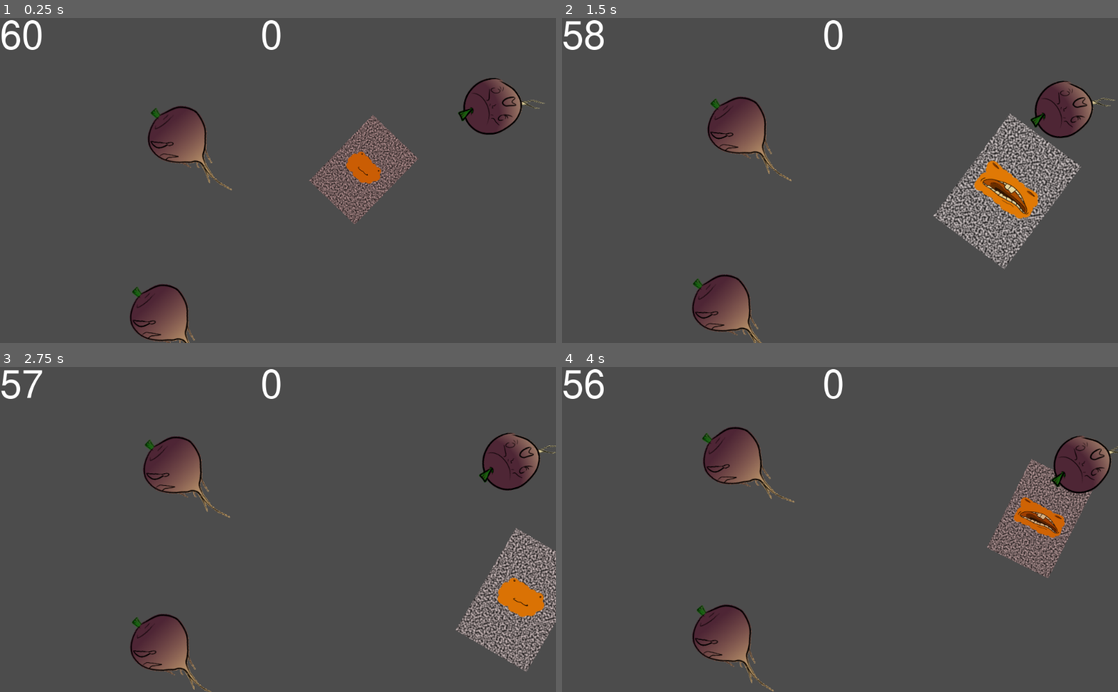
Above: before the commit, frames 1-4 (two rows, left to right).
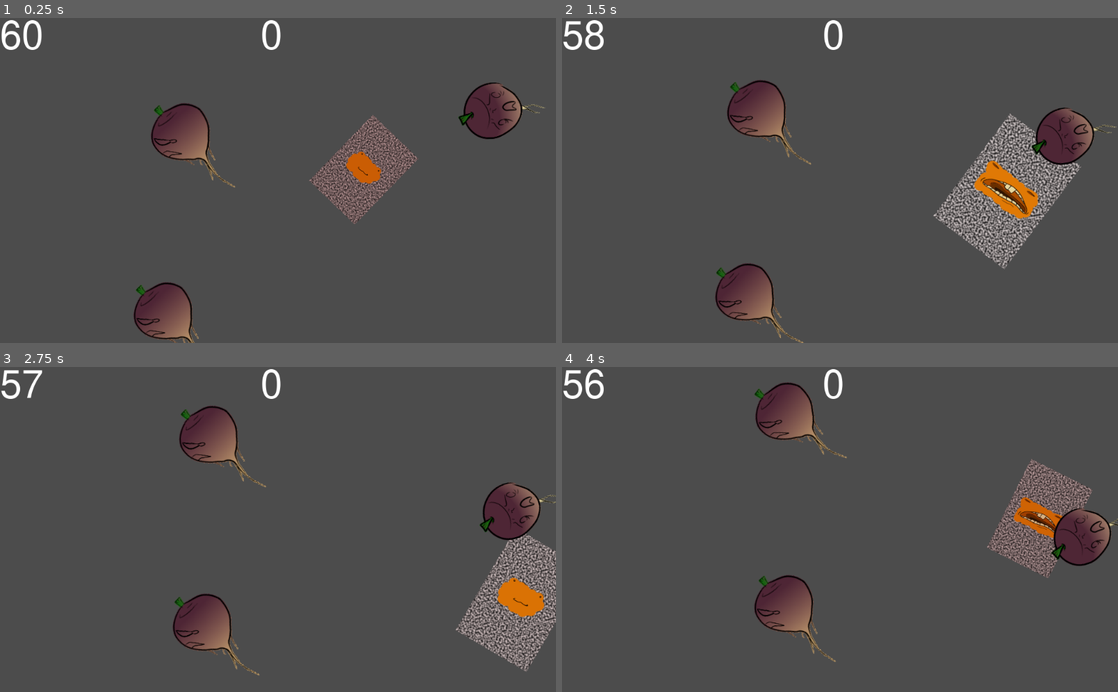
Above: after the commit, the same moments.

Repository: Nopey/carnival
Game: Godot game, scene res://Claw/Game.tscn
Two runs of this game, one before a commit and one after it. Both use one fixed random seed, a clock stepped at 60 frames per second and the inputs below.
Inputs:
- Up to frame 1 (0.25 s): no input
- Up to frame 2 (1.5 s): tap Enter (ui_accept) at 0.5, 0.77 s; hold Right (ui_right) 0.53-1.28 s; hold Down (ui_down) from 1.28 s (still down)
- Up to frame 3 (2.75 s): tap Enter (ui_accept) at 1.52 s; release Down (ui_down) at 2.03 s; hold Right (ui_right) from 2.03 s (still down)
- Up to frame 4 (4 s): release Right (ui_right) at 2.78 s; hold Up (ui_up) 2.78-3.53 s; tap Enter (ui_accept) at 3.02, 3.77 s; hold Left (ui_left) from 3.53 s (still down)

The runs differ from the first frame. In frame 1, 2.0% of the frame differs, in the area x 23-98%, y 18-100%; in frame 2, 5.8%; in frame 3, 8.3%; in frame 4, 8.7%, in the area x 23-100%, y 4-100%.

Commit message:
Add bucket, contain turnips

Diff:
--- /dev/null
+++ b/Claw/Bucket.gd
@@ -0,0 +1,24 @@
+extends Area2D
+
+
+# Declare member variables here. Examples:
+# var a = 2
+# var b = "text"
+
+
+# Called when the node enters the scene tree for the first time.
+#func _ready():
+#	pass # Replace with function body.
+
+export var target: Vector2 = Vector2(400, 400)
+
+# Called every frame. 'delta' is the elapsed time since the previous frame.
+func _process(delta):
+	for area in get_overlapping_areas():
+		if not area is Turnip:
+			continue
+		var turnip: Turnip = area
+		var normal = (target - turnip.global_position).normalized()
+		var tangent = normal.tangent()
+		if turnip.flee_path.dot(normal) < 0:
+			turnip.flee_path = turnip.flee_path.reflect(tangent)
--- /dev/null
+++ b/Claw/Bucket.tscn
@@ -0,0 +1,12 @@
+[gd_scene load_steps=2 format=2]
+
+[ext_resource path="res://Claw/Bucket.gd" type="Script" id=1]
+
+[node name="Bucket" type="Area2D"]
+script = ExtResource( 1 )
+
+[node name="CollisionPolygon2D" type="CollisionPolygon2D" parent="."]
+position = Vector2( 135, 236 )
+scale = Vector2( 0.90554, 0.905844 )
+build_mode = 1
+polygon = PoolVector2Array( 577.556, 417.29, 136.935, 362.093, -29.8165, 209.749, 1.10432, -70.6523, 281.6, -234.036, 756.455, -208.645, 962.962, -11.0394, 1144.07, 2021.32, 4178.72, -1158.04, -546.635, -793.735, -500.254, 1257.39, 419.639, 1951.77, 1319.66, 1091.8, 1981.14, -234.036, 974.005, 104.875, 906.642, 334.495 )
--- a/Claw/Game.tscn
+++ b/Claw/Game.tscn
@@ -1,8 +1,9 @@
-[gd_scene load_steps=4 format=2]
+[gd_scene load_steps=5 format=2]
 
 [ext_resource path="res://Claw/Turnip.tscn" type="PackedScene" id=1]
 [ext_resource path="res://Claw/Player.tscn" type="PackedScene" id=2]
 [ext_resource path="res://large_nimbus.tres" type="Theme" id=3]
+[ext_resource path="res://Claw/Bucket.tscn" type="PackedScene" id=4]
 
 [node name="Node2D" type="Node2D"]
 
@@ -40,3 +41,5 @@
 position = Vector2( 296, 555 )
 turnip_id = 2
 turnip_arts = [ "res://Claw/turnip_inanimate1.png", "res://Claw/turnip_inanimate2.png" ]
+
+[node name="Bucket" parent="." instance=ExtResource( 4 )]
--- a/Claw/Turnip.gd
+++ b/Claw/Turnip.gd
@@ -16,11 +16,11 @@
 
 func init_flee_params():
 
-	var unit_vec = Vector2(1.0,1.0)
+	var unit_vec = Vector2(0.0,1.0)
 	var rand_rotation = 2*PI*randf()				# to do: technically we need to init the rand somewhere
 	flee_path = unit_vec.rotated(rand_rotation)
 
-	flee_rate = 10.0 								# to do: tune
+	flee_rate = 40.0 								# to do: tune
 
 # Called every frame. 'delta' is the elapsed time since the previous frame.
 func _process(delta):
